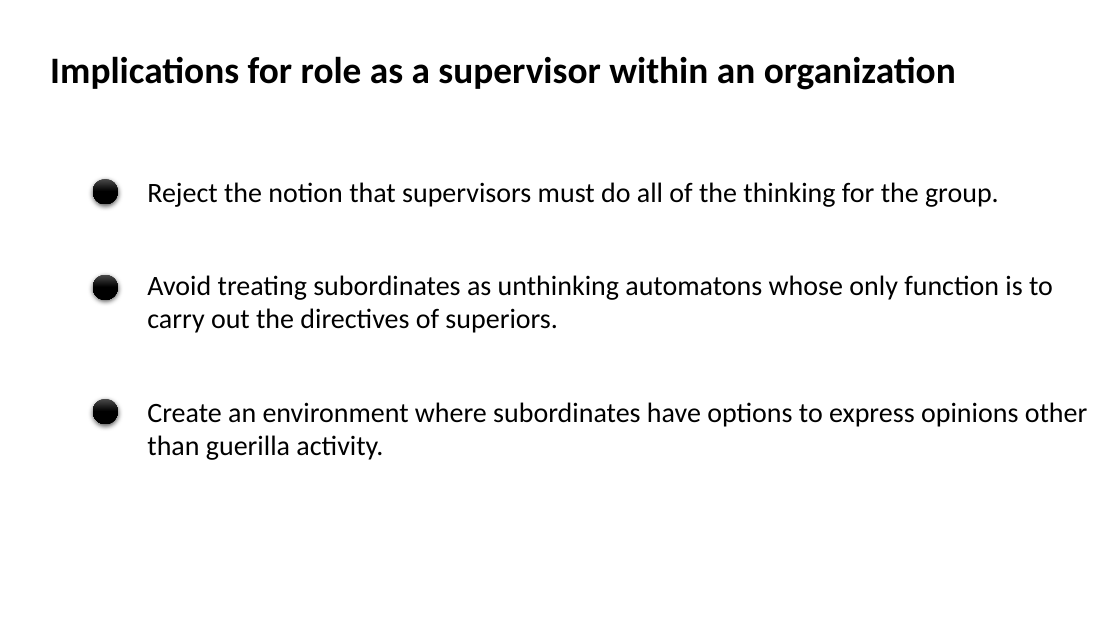
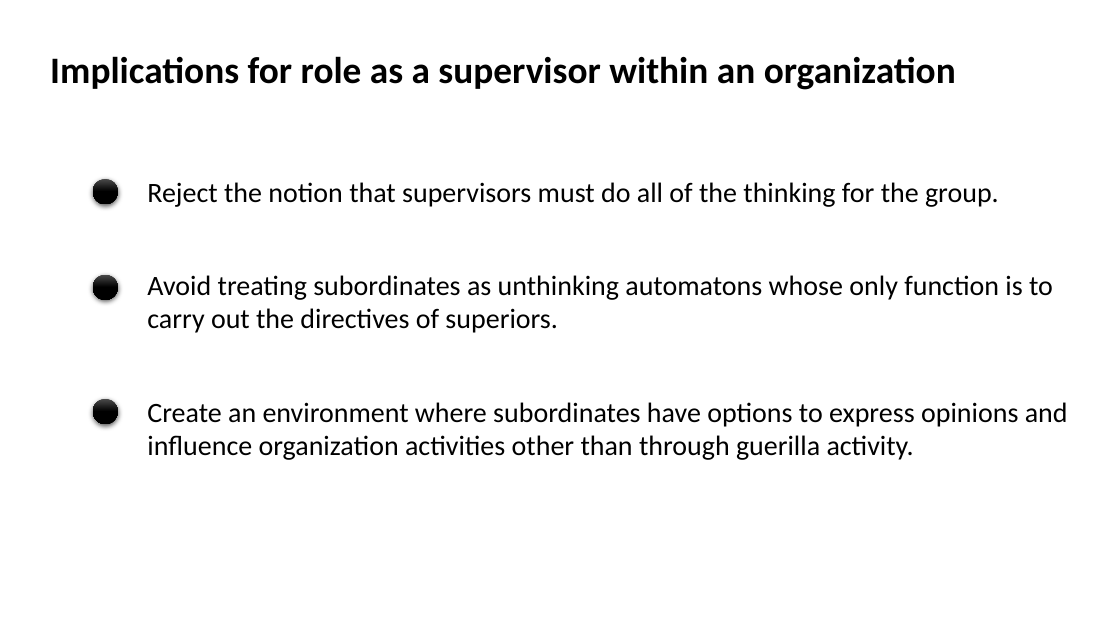
Before and after one commit to SLU-Courses-Townes/POLS6320, a slide deck: slide 9 of FinalPaper/Townes_POLS6320_2020_Spring_FinalPaper_Presentation_v00.pptx. Drawn at 1120x630 pixels with LibreOffice and Linux fonts; fonts in the diff are those of the drawing. Boxes give left, top, right and bottom in pixels: in the first picture for what was removed or moved away, otherwise in the second. Text is boxed around its words. In the diff, an @@ line names an element or a change of style, - is before the commit and + after.

Commit message:
Changes to presentation slides on organization dysfunction

```diff
--- a/FinalPaper/Townes_POLS6320_2020_Spring_FinalPaper_Presentation_v00.pptx
+++ b/FinalPaper/Townes_POLS6320_2020_Spring_FinalPaper_Presentation_v00.pptx
@@ text at box(147, 402, 1068, 460): text changed @@
-Create an environment where subordinates have options to express opinions other than guerilla activity.
+Create an environment where subordinates have options to express opinions and influence organization activities other than through guerilla activity.
```
Also in this commit, not shown: 4 other slides changed.
